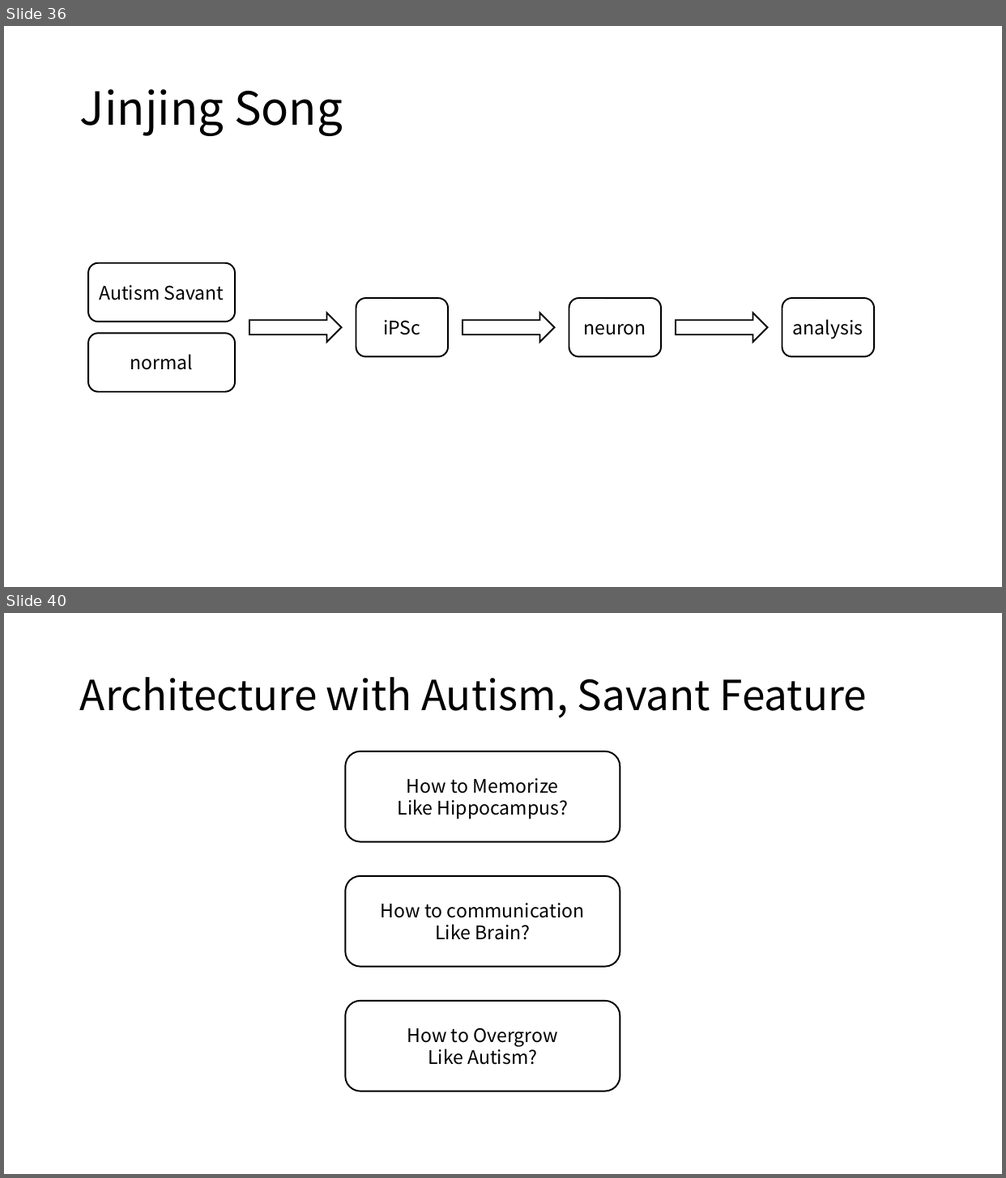
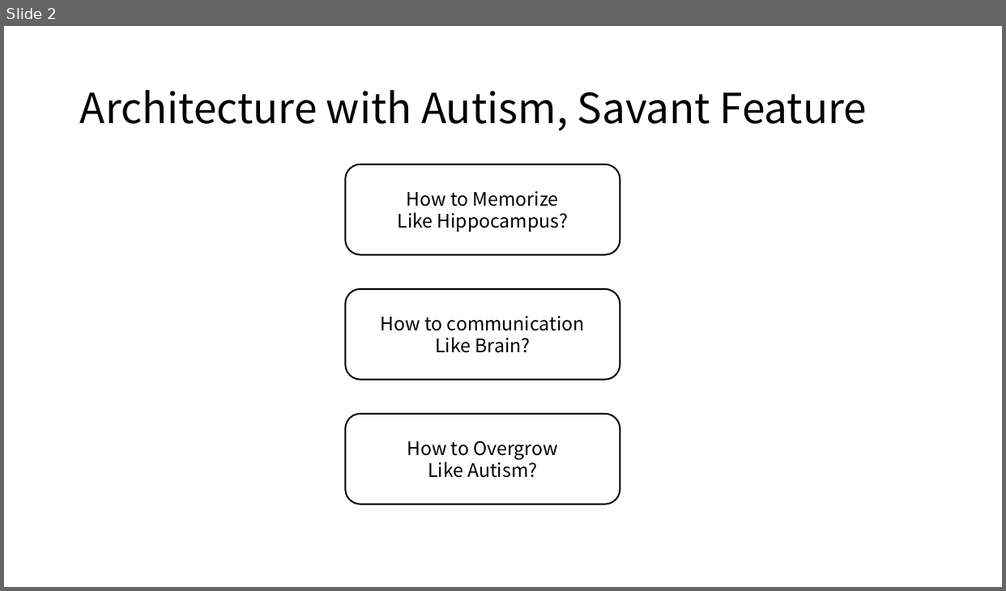
Before and after one commit to topaz11100/PROGRESS, a slide deck: 2_0729/0729_progress.pptx. Shown one above the other, each under a label of ours: slides 36 and 40 before the commit, slide 2 after it; the slides between them are not shown. The pictures are 1006x1178 and 1006x591 pixels, drawn with LibreOffice and Linux fonts; fonts in the diff are those of the drawing. Boxes give left, top, right and bottom in pixels: in the first picture for what was removed or moved away, otherwise in the second. Text is boxed around its words. In the diff, an @@ line names an element or a change of style, - is before the commit and + after.

```diff
--- a/2_0729/0729_progress.pptx
+++ b/2_0729/0729_progress.pptx
@@ slide 36 removed at [4, 26, 1002, 587], background #FFFFFF @@
@@ title removed at [80, 89, 343, 136] @@
-Jinjing Song
@@ rounded rectangle removed at [88, 263, 236, 322] @@
-Autism Savant
@@ right arrow removed at [249, 313, 342, 342] @@
@@ rounded rectangle removed at [356, 298, 448, 357] @@
-iPSc
@@ right arrow removed at [463, 313, 555, 342] @@
@@ rounded rectangle removed at [569, 298, 661, 357] @@
-neuron
@@ right arrow removed at [675, 313, 768, 342] @@
@@ rounded rectangle removed at [782, 298, 875, 357] @@
-analysis
@@ rounded rectangle removed at [88, 334, 236, 392] @@
-normal
@@ what was slide 40 is now slide 2 @@
```
Also in this commit, not shown: 8 slides added, 37 other slides removed, 26 other files.
